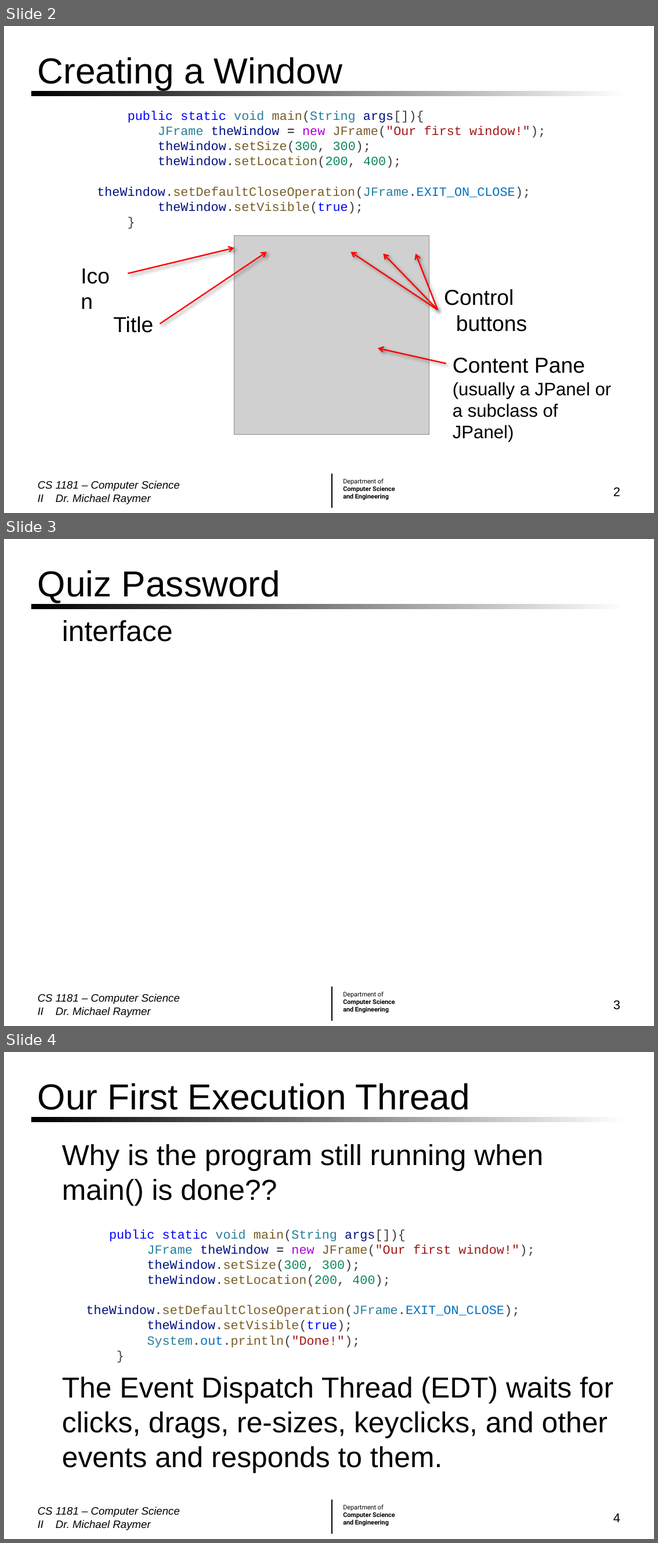
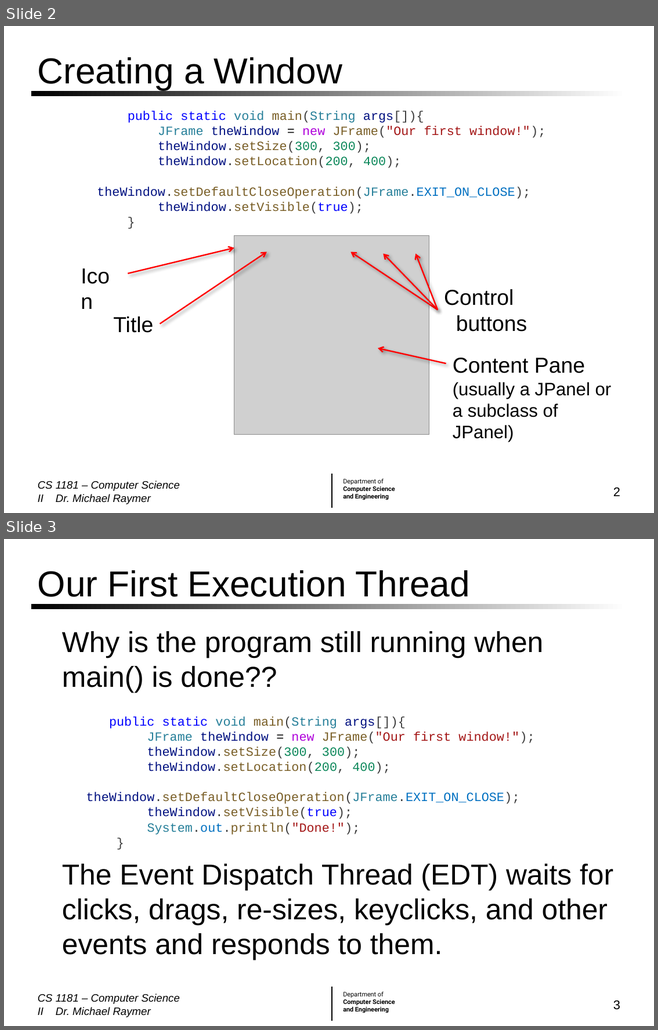
Before and after one commit to mraymer/CS1181_FA24, a slide deck: Lecture Slides/04 Graphics and GUIs.pptx. Shown one above the other, each under a label of ours: slides 2, 3 and 4 before the commit, slides 2 and 3 after it. The pictures are 658x1543 and 658x1030 pixels, drawn with LibreOffice and Linux fonts; fonts in the diff are those of the drawing; grey boxes stand for pictures; background and template pictures are left out. Boxes give left, top, right and bottom in pixels: in the first picture for what was removed or moved away, otherwise in the second. Text is boxed around its words. In the diff, an @@ line names an element or a change of style, - is before the commit and + after.

```diff
--- a/Lecture Slides/04 Graphics and GUIs.pptx
+++ b/Lecture Slides/04 Graphics and GUIs.pptx
@@ slide 3 removed at (4,539,654,1026), background #FFFFFF; not listed: 3 template elements that a slide beside it also shows @@
@@ title removed at (38,570,280,603) @@
-Quiz Password
@@ text removed at (62,620,173,642) @@
-  interface
@@ text removed at (38,994,180,1017) @@
-CS 1181 – Computer Science II Dr. Michael Raymer
@@ page number removed at (613,1000,620,1010) @@
-3
@@ what was slide 4 is now slide 3 @@
@@ page number at (613,1000,620,1010): text changed @@
-4
+3
```
Also in this commit, not shown: 6 slides changed, 2 other files.
